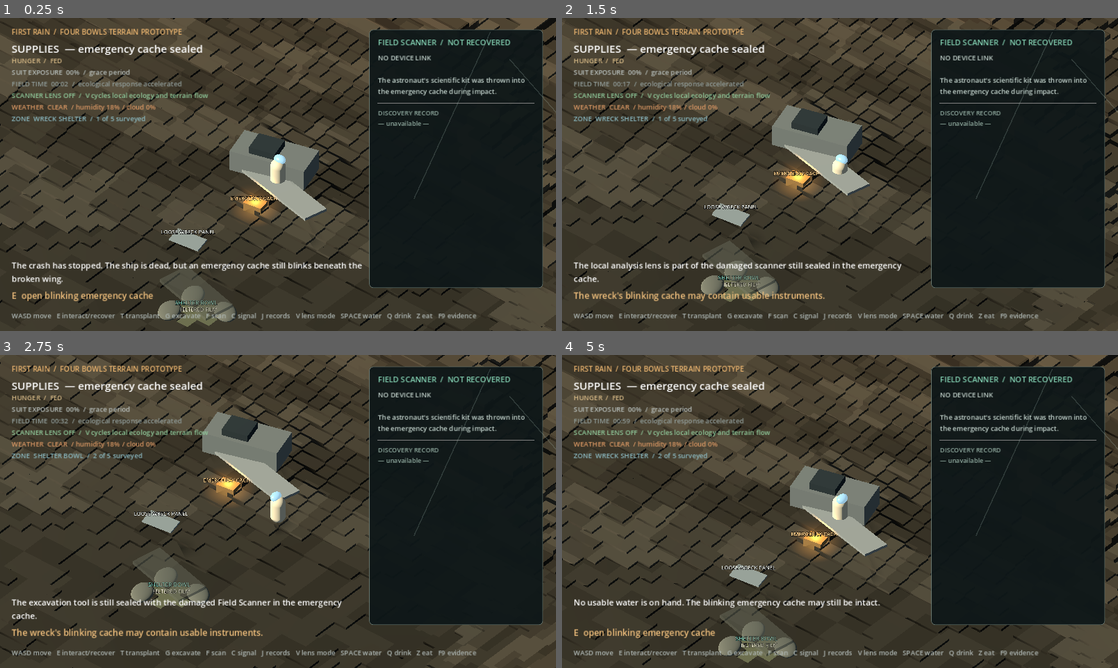
Above: before the commit, frames 1-4 (two rows, left to right).
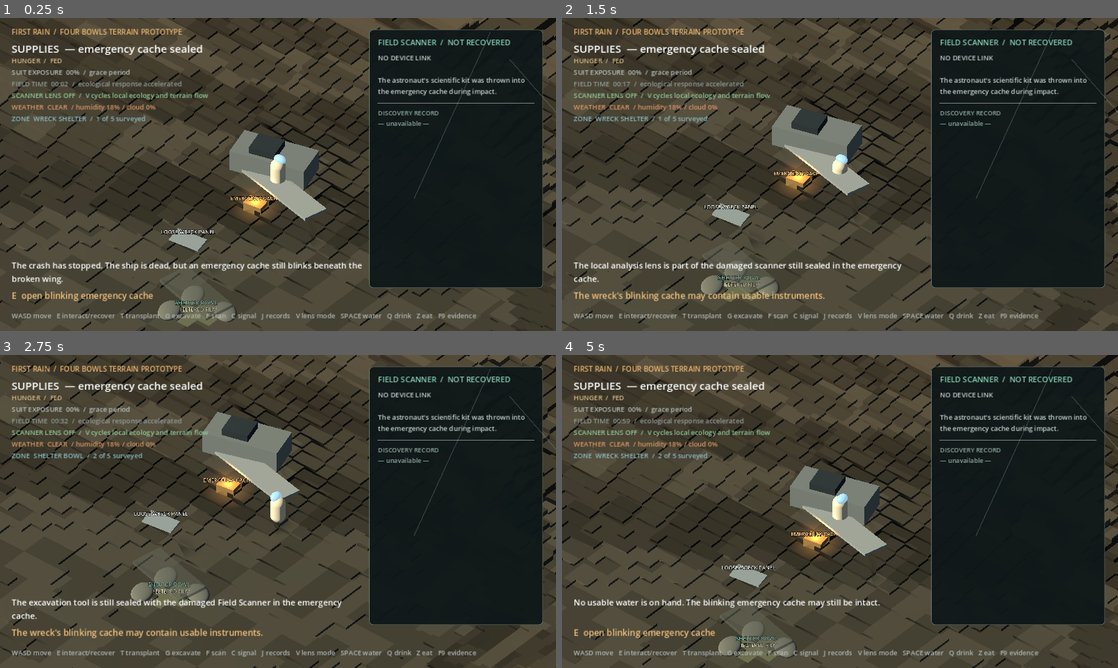
Above: after the commit, the same moments.

Repository: mmullen200/first-rain
Game: Godot game, scene res://main.tscn
Two runs of this game, one before a commit and one after it. Both use one fixed random seed, a clock stepped at 60 frames per second and the inputs below.
Inputs:
- Up to frame 1 (0.25 s): no input
- Up to frame 2 (1.5 s): tap Enter at 0.5 s; hold D 0.53-1.28 s; tap F at 0.6 s; tap Space at 0.77 s; hold S from 1.28 s (still down); tap V at 1.35 s
- Up to frame 3 (2.75 s): tap Space at 1.52 s; release S at 2.03 s; hold D from 2.03 s (still down); tap G at 2.1 s
- Up to frame 4 (5 s): release D at 2.78 s; hold W 2.78-3.53 s; tap C at 2.85 s; tap Space at 3.02, 3.77, 4.52 s; hold A from 3.53 s (still down); tap E at 3.6 s; tap T at 4.35 s

The runs differ from the first frame. In frame 1, 1.7% of the frame differs, in the area x 0-100%, y 0-100%; in frame 2, 1.1%; in frame 3, 0.8%; in frame 4, 1.7%.

Commit message:
Tint voxel tops by world height to remove patch seams
Co-Authored-By: Claude Opus 5.5 <noreply@anthropic.com>

Diff:
--- a/prototypes/godot-first-interaction/main.gd
+++ b/prototypes/godot-first-interaction/main.gd
@@ -567,11 +567,13 @@
 
 void fragment() {
 	float top_face = smoothstep(0.72, 0.96, NORMAL.y);
-	float stratum = step(0.5, fract((world_position.y + elevation * 0.13) * 0.82));
+	float local_elevation = clamp(world_position.y / 13.2, 0.0, 1.0);
+	float stratum = step(0.5, fract(world_position.y * 0.82));
 	float pixel = block_noise(world_position);
-	vec3 lower_rock = mix(vec3(0.16, 0.18, 0.18), vec3(0.28, 0.24, 0.20), clamp(elevation / 13.2, 0.0, 1.0));
+	vec3 lower_rock = mix(vec3(0.16, 0.18, 0.18), vec3(0.28, 0.24, 0.20), local_elevation);
 	vec3 side_color = lower_rock * mix(0.78, 1.14, stratum) * mix(0.88, 1.1, step(0.55, pixel));
-	ALBEDO = mix(side_color, top_color.rgb, top_face);
+	vec3 elevation_tint = mix(vec3(0.84, 0.87, 0.88), vec3(1.08, 1.03, 0.92), local_elevation);
+	ALBEDO = mix(side_color, top_color.rgb * elevation_tint, top_face);
 	ROUGHNESS = 0.92;
 	EMISSION = top_color.rgb * fungus_glow * top_face;
 }
@@ -2632,7 +2634,10 @@
 			var sample: Dictionary = ecology.cell_snapshot(x, y)
 			var terrain_height: float = sample["elevation"]
 			var elevation_band: float = inverse_lerp(EcologyGridModel.MIN_TERRAIN_HEIGHT, EcologyGridModel.MAX_TERRAIN_HEIGHT, terrain_height)
-			var color := Color("353f40").lerp(Color("71634c"), elevation_band)
+			# Elevation tint is applied from each voxel's world height in the shader.
+			# Keeping it out of this per-cell uniform prevents hard color seams where
+			# adjacent nine-column patches meet.
+			var color := Color("4b514f")
 			color = color.lerp(Color("31515a"), clamp(sample["moisture"] * 0.52, 0.0, 0.5))
 			color = color.lerp(Color("9a7240"), clamp(sample["toxicity"] * 0.32, 0.0, 0.3))
 			color = color.lerp(Color("81553d"), clamp(sample["dead_biomass"] * 1.8, 0.0, 0.72))
